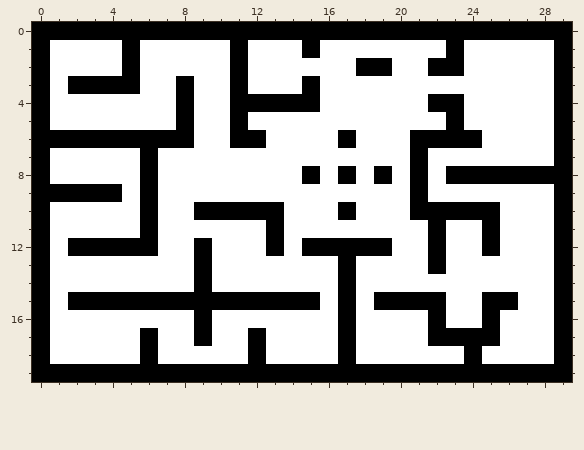
Pixel-art sprite -- Assets/maps/map.png. Above is the file before it was changed.
The file is 30x20 pixels.
The same view after the edit:
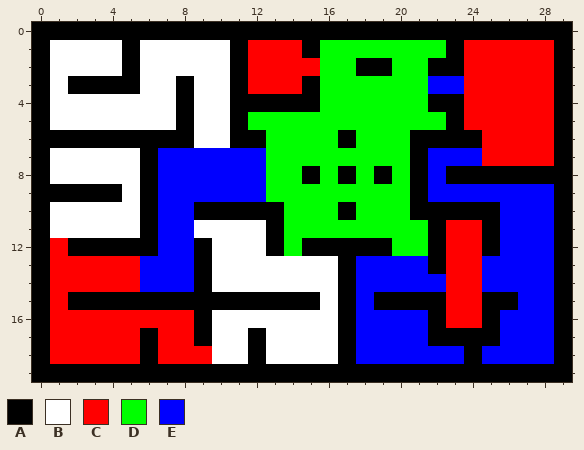
Palette (. is transparent): A #000000  B #ffffff  C #ff0000  D #00ff00  E #0000ff
The commit says: Updated the map to use the new textures.
The exact change:
{"y":1,"x":12,"old":"BBB","new":"CCC"}
{"y":1,"x":16,"old":"BBBBBBB","new":"DDDDDDD"}
{"y":1,"x":24,"old":"BBBBB","new":"CCCCC"}
{"y":2,"x":12,"old":"BBBBBB","new":"CCCCDD"}
{"y":2,"x":20,"old":"BB","new":"DD"}
{"y":2,"x":24,"old":"BBBBB","new":"CCCCC"}
{"y":3,"x":12,"old":"BBB","new":"CCC"}
{"y":3,"x":16,"old":"BBBBBBBBBBBBB","new":"DDDDDDEECCCCC"}
{"y":4,"x":16,"old":"BBBBBB","new":"DDDDDD"}
{"y":4,"x":24,"old":"BBBBB","new":"CCCCC"}
{"y":5,"x":12,"old":"BBBBBBBBBBB","new":"DDDDDDDDDDD"}
{"y":5,"x":24,"old":"BBBBB","new":"CCCCC"}
{"y":6,"x":13,"old":"BBBB","new":"DDDD"}
{"y":6,"x":18,"old":"BBB","new":"DDD"}
{"y":6,"x":25,"old":"BBBB","new":"CCCC"}
{"y":7,"x":7,"old":"BBBBBBBBBBBBBB","new":"EEEEEEDDDDDDDD"}
{"y":7,"x":22,"old":"BBBBBBB","new":"EEECCCC"}
{"y":8,"x":7,"old":"BBBBBBBB","new":"EEEEEEDD"}
{"y":8,"x":16,"old":"B","new":"D"}
{"y":8,"x":18,"old":"B","new":"D"}
{"y":8,"x":20,"old":"B","new":"D"}
{"y":8,"x":22,"old":"B","new":"E"}
{"y":9,"x":7,"old":"BBBBBBBBBBBBBB","new":"EEEEEEDDDDDDDD"}
{"y":9,"x":22,"old":"BBBBBBB","new":"EEEEEEE"}
{"y":10,"x":7,"old":"BB","new":"EE"}
{"y":10,"x":14,"old":"BBB","new":"DDD"}
{"y":10,"x":18,"old":"BBB","new":"DDD"}
{"y":10,"x":26,"old":"BBB","new":"EEE"}
{"y":11,"x":7,"old":"BB","new":"EE"}
{"y":11,"x":14,"old":"BBBBBBBB","new":"DDDDDDDD"}
{"y":11,"x":23,"old":"BB","new":"CC"}
{"y":11,"x":26,"old":"BBB","new":"EEE"}
{"y":12,"x":1,"old":"B","new":"C"}
{"y":12,"x":7,"old":"BB","new":"EE"}
{"y":12,"x":14,"old":"B","new":"D"}
{"y":12,"x":20,"old":"BB","new":"DD"}
{"y":12,"x":23,"old":"BB","new":"CC"}
{"y":12,"x":26,"old":"BBB","new":"EEE"}
{"y":13,"x":1,"old":"BBBBBBBB","new":"CCCCCEEE"}
{"y":13,"x":18,"old":"BBBB","new":"EEEE"}
{"y":13,"x":23,"old":"BBBBBB","new":"CCEEEE"}
{"y":14,"x":1,"old":"BBBBBBBB","new":"CCCCCEEE"}
{"y":14,"x":18,"old":"BBBBBBBBBBB","new":"EEEEECCEEEE"}
{"y":15,"x":1,"old":"B","new":"C"}
{"y":15,"x":18,"old":"B","new":"E"}
{"y":15,"x":23,"old":"BB","new":"CC"}
{"y":15,"x":27,"old":"BB","new":"EE"}
{"y":16,"x":1,"old":"BBBBBBBB","new":"CCCCCCCC"}
{"y":16,"x":18,"old":"BBBB","new":"EEEE"}
{"y":16,"x":23,"old":"BB","new":"CC"}
{"y":16,"x":26,"old":"BBB","new":"EEE"}
{"y":17,"x":1,"old":"BBBBB","new":"CCCCC"}
{"y":17,"x":7,"old":"BB","new":"CC"}
{"y":17,"x":18,"old":"BBBB","new":"EEEE"}
{"y":17,"x":26,"old":"BBB","new":"EEE"}
{"y":18,"x":1,"old":"BBBBB","new":"CCCCC"}
{"y":18,"x":7,"old":"BBB","new":"CCC"}
{"y":18,"x":18,"old":"BBBBBB","new":"EEEEEE"}
{"y":18,"x":25,"old":"BBBB","new":"EEEE"}
